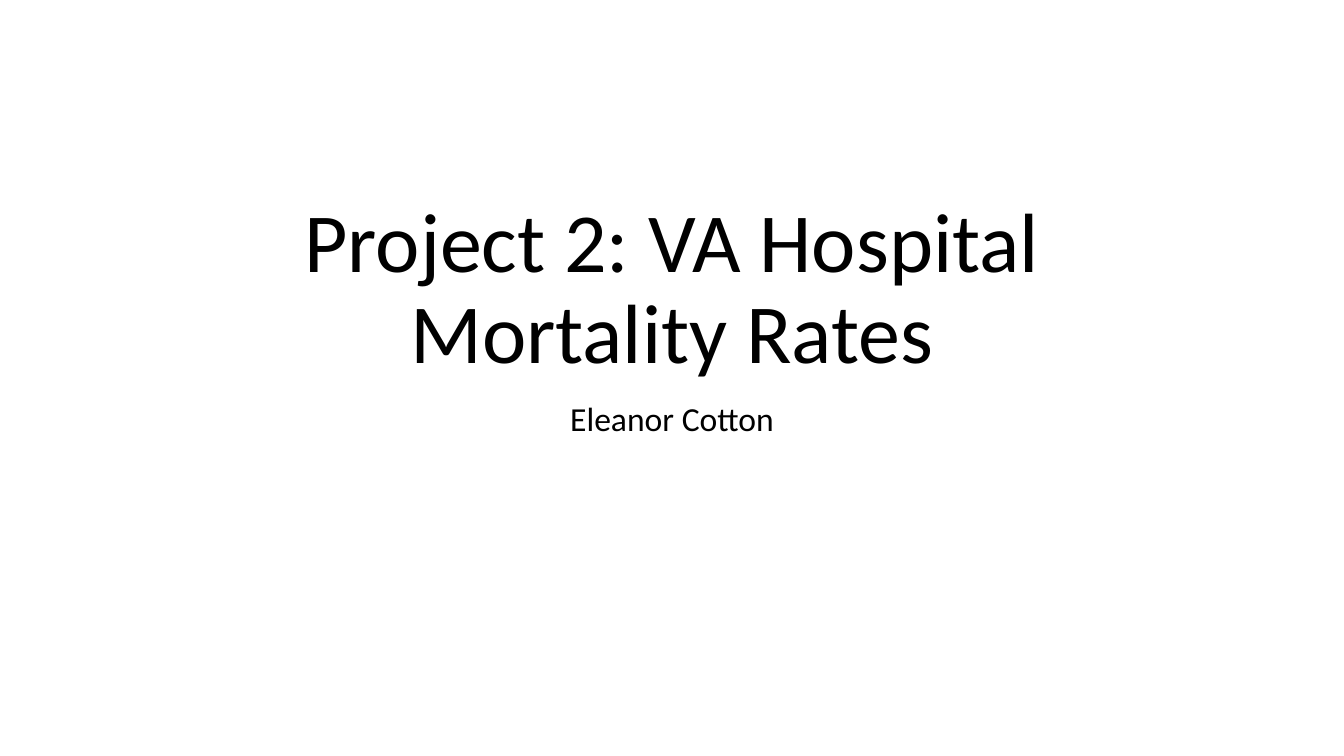
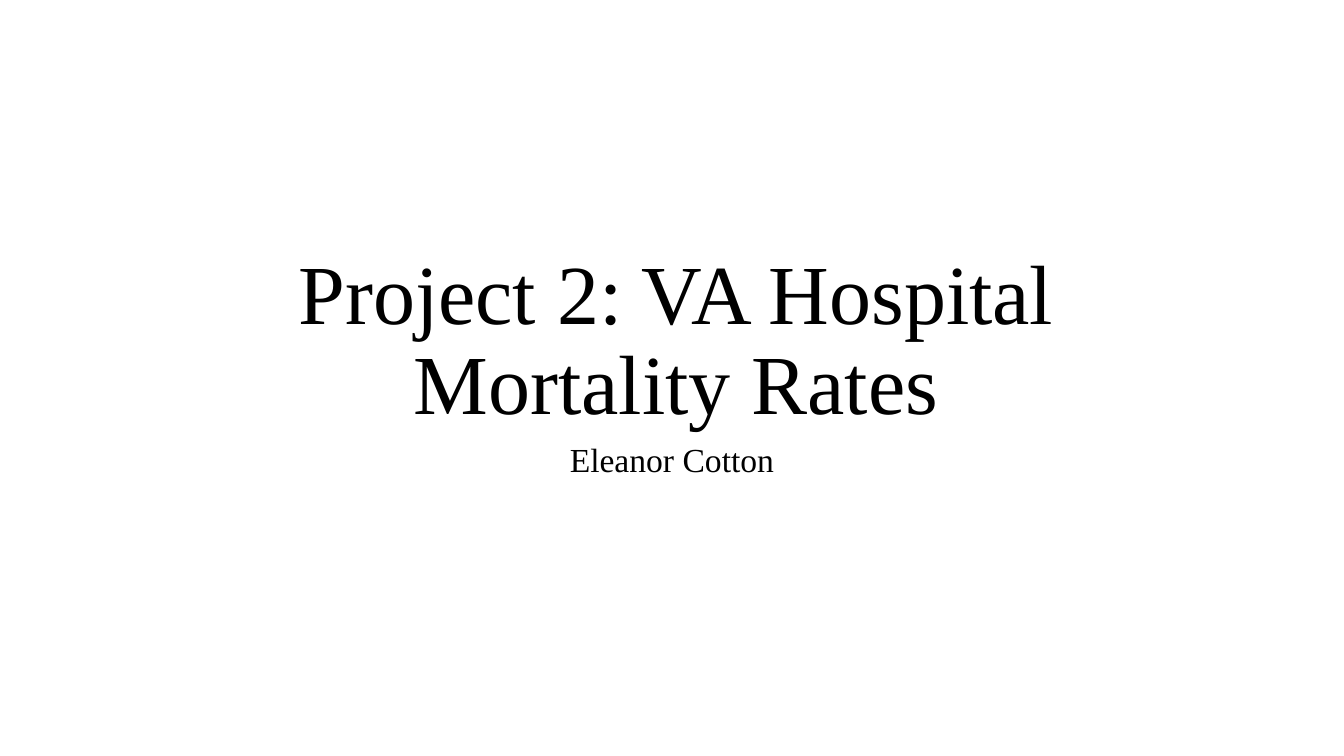
Before and after one commit to elcotton/bios6623-elcotton, a slide deck: slide 1 of Project2/Reports/BIOS6623_Project2_FinalPresentation.pptx. Drawn at 1344x756 pixels with LibreOffice and Linux fonts; fonts in the diff are those of the drawing. Boxes give left, top, right and bottom in pixels: in the first picture for what was removed or moved away, otherwise in the second. Text is boxed around its words. In the diff, an @@ line names an element or a change of style, - is before the commit and + after.

Commit message:
FInal Project Analysis, cleaning up code

```diff
--- a/Project2/Reports/BIOS6623_Project2_FinalPresentation.pptx
+++ b/Project2/Reports/BIOS6623_Project2_FinalPresentation.pptx
@@ title "Project 2: VA Hospital Mortality ..." at [299, 265, 1053, 430]: font Calibri to Times New Roman @@
@@ title "Project 2: VA Hospital Mortality ...": place and size @@
-title "Project 2: VA Hospital Mortality ..." at [304, 213, 1039, 377]
+title "Project 2: VA Hospital Mortality ..." at [299, 265, 1053, 430]
@@ subtitle "Eleanor Cotton": place and size @@
-subtitle "Eleanor Cotton" at [570, 407, 774, 432]
+subtitle "Eleanor Cotton" at [570, 448, 774, 473]
@@ subtitle "Eleanor Cotton" at [570, 448, 774, 473]: font Calibri to Times New Roman @@
```
Also in this commit, not shown: 4 other slides changed, 2 slides added, 3 slides removed, 5 other files.
